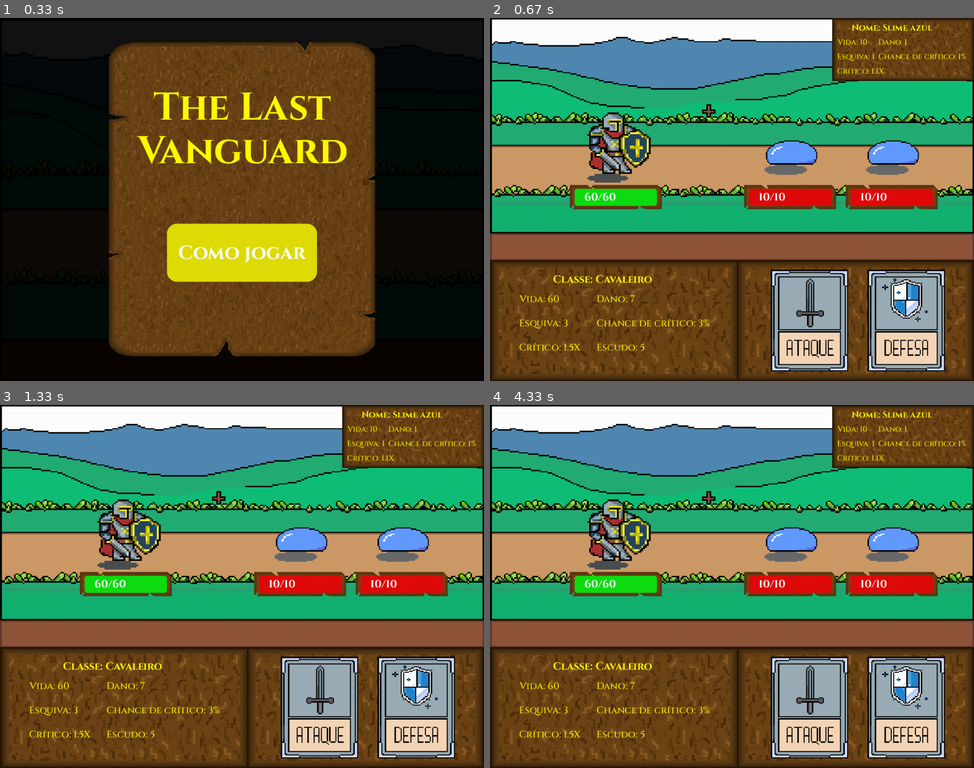
Above: before the commit, frames 1-4 (two rows, left to right).
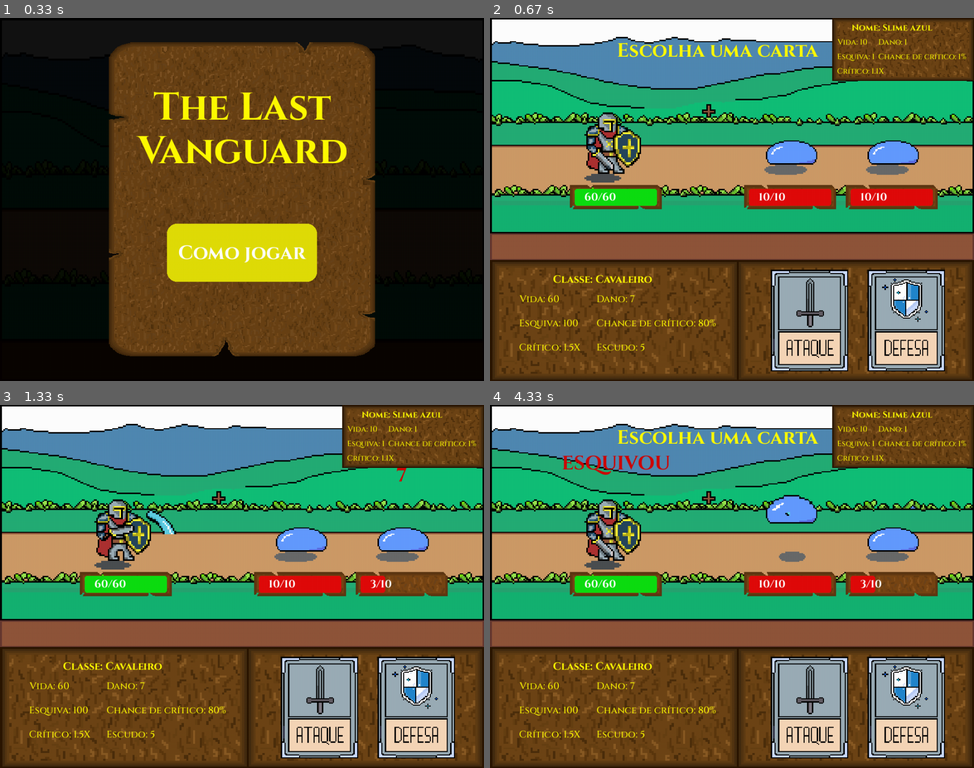
Above: after the commit, the same moments.

Repository: HenrykGabriel/Jogo-de-turno-Pygame
Game: pygame game, started from src/main.py
Two runs of this game, one before a commit and one after it. Both use one fixed random seed, a clock stepped at 60 frames per second and the inputs below.
Inputs (mouse positions are in pixels of both pictures, inside the frame that each line leads up to):
- Up to frame 1 (0.33 s): no input
- Up to frame 2 (0.67 s): click (732, 297) at 0.38 s
- Up to frame 3 (1.33 s): click (290, 666) at 0.72 s; click (401, 532) at 1.05 s
- Up to frame 4 (4.33 s): no input

Frame 1 is identical in both runs. In frame 2, 2.2% of the frame differs, in the area x 15-68%, y 6-86%; in frame 3, 2.4%; in frame 4, 4.6%, in the area x 15-92%, y 6-86%.

Commit message:
Fiz a funcionalidade de ataque no combate

Diff:
--- a/src/cavaleiro.py
+++ b/src/cavaleiro.py
@@ -15,11 +15,11 @@
 
         self.dano = 7
 
-        self.chance_critico = 3
+        self.chance_critico = 80
 
         self.critico = 1.5
 
-        self.esquiva = 3
+        self.esquiva = 100
 
         self.escudo = 5
 
@@ -27,4 +27,4 @@
 
         self.alt_frame = 220
 
-        self.qtd_frames = 10
+        self.qtd_frames = 9
--- a/src/combate.py
+++ b/src/combate.py
@@ -9,6 +9,8 @@
         self.inimigos = inimigos
 
         self.fontes = Fontes()
+        self.titulo = self.fontes.titulo
+        self.texto_maior = self.fontes.texto_maior
         self.texto_normal = self.fontes.texto_normal
         self.texto_pequeno = self.fontes.texto_pequeno
         self.texto_normal_bold = self.fontes.texto_normal_bold
@@ -17,8 +19,6 @@
         self.turno = "jogador"
 
         self.inimigo_selecionado = None
-
-        self.turno = "jogador"
 
         self.larg_painel = larg_tela
 
@@ -130,14 +130,90 @@
                             self.painel_rect.centery
                         ))
 
-
-    def comecar(self, janela, inimigos, jogador, eventos, cenario_atual):
+        self.personagem_acao = None
+
+        self.resultado = None
+
+        self.tempo_resultado = pygame.time.get_ticks()
+
+        self.acao = None
+
+        self.indice_inimigo = 0
+
+        self.escolher_carta = self.texto_maior.render("Escolha uma carta", True, (255, 251, 0))
+        self.escolher_carta_rect = self.escolher_carta.get_rect(
+                    midtop=(
+                            self.cenario_rect.centerx - 30,
+                            self.cenario_rect.top + 40
+                        ))
+
+        self.escolher_oponente = self.texto_maior.render("Escolha um oponente", True, (255, 251, 0))
+        self.escolher_oponente_rect = self.escolher_oponente.get_rect(
+                    midtop=(
+                            self.cenario_rect.centerx - 40,
+                            self.cenario_rect.top + 40
+                        ))
+
+
+    def comecar(self, janela, eventos, cenario_atual):
 
         self.draw(janela, cenario_atual)
 
+        if self.turno == "jogador":
+
+            if self.acao is None:
+                self.acao = self.clicou_carta(eventos)
+
+            if self.acao == "atacar":
+
+                self.inimigo_selecionado = self.clicou_inimigo(eventos)
+
+                if self.inimigo_selecionado is not None:
+
+                    self.resultado = self.jogador.atacar(
+                        self.inimigo_selecionado
+                    )
+
+                    self.personagem_acao = self.inimigo_selecionado
+
+                    self.tempo_resultado = pygame.time.get_ticks()
+                    self.tempo_turno = pygame.time.get_ticks()
+
+                    if self.inimigo_selecionado.vida <= 0:
+                        self.inimigos.remove(self.inimigo_selecionado)
+
+                    self.acao = None
+
+                    if len(self.inimigos) > 0:
+                        self.turno = "inimigos"
+
+                    else:
+                        pass
+
+        if self.turno == "inimigos":
+
+            if pygame.time.get_ticks() - self.tempo_turno >= 1500:
+
+                if self.indice_inimigo < len(self.inimigos):
+                    inimigo = self.inimigos[self.indice_inimigo]
+
+                    self.resultado = inimigo.atacar(self.jogador)
+                    self.personagem_acao = self.jogador
+                    self.tempo_resultado = pygame.time.get_ticks()
+
+                    self.tempo_turno = pygame.time.get_ticks()
+                    self.indice_inimigo += 1
+
+                if self.indice_inimigo >= len(self.inimigos):
+
+                    self.indice_inimigo = 0
+                    self.turno = "jogador"
+
     def draw(self, janela, cenario_atual):
 
-        inimigo = self.inimigos[0]
+        if self.inimigos:
+            inimigo = self.inimigos[0]
+            self.draw_atributos_inimigo(janela, inimigo)
 
         if cenario_atual == "Campo aberto":
             janela.blit(self.campo_aberto, (0, 0))
@@ -157,6 +233,16 @@
         self.draw_cartas(janela)
 
         self.draw_atributos_inimigo(janela, inimigo)
+
+        self.mostrar_resultado(janela, self.personagem_acao)
+
+        if self.acao == None and self.turno == "jogador":
+
+            janela.blit(self.escolher_carta, self.escolher_carta_rect)
+
+        if self.turno == "jogador" and self.acao == "atacar":
+
+            janela.blit(self.escolher_oponente, self.escolher_oponente_rect)
 
     def posicionar_inimigos(self):
 
@@ -244,7 +330,6 @@
         janela.blit(inimigo_chance_critico, inimigo_chance_critico_rect)
         janela.blit(inimigo_critico, inimigo_critico_rect)
 
-
     def draw_barra_vida(self, janela, personagem, cor):
 
         self.barra_vida_rect = self.barra_vida.get_rect(
@@ -261,8 +346,6 @@
             35
         )
 
-
-
         porcentagem = personagem.vida / personagem.vida_maxima
 
         largura_vida = area_vida.width * porcentagem
@@ -286,3 +369,53 @@
         pygame.draw.rect(janela, cor, vida_rect, 0, 5)
 
         janela.blit(vida_vida_maxima, vida_vida_maxima_rect)
+
+    def clicou_carta(self, eventos):
+
+        for evento in eventos:
+            if evento.type == pygame.MOUSEBUTTONDOWN:
+                if evento.button == 1:
+
+                    if self.carta_ataque_rect.collidepoint(evento.pos):
+                        return "atacar"
+
+                    elif self.carta_defesa_rect.collidepoint(evento.pos):
+                        return "defender"
+
+        return None
+
+    def clicou_inimigo(self, eventos):
+
+            for evento in eventos:
+                if evento.type == pygame.MOUSEBUTTONDOWN:
+                    if evento.button == 1:
+                        for inimigo in self.inimigos:
+                            if inimigo.rect.collidepoint(evento.pos):
+                                return inimigo
+
+            return None
+                                        # é o personagem em que aconteceu a ação, ex: o jogador atacou
+                                        # e o inimigo se esquivou, o inimigo é personagem
+    def mostrar_resultado(self, janela, personagem):
+        if self.resultado is None:
+            return
+
+        tempo_atual = pygame.time.get_ticks()
+
+        if tempo_atual - self.tempo_resultado < 1500:
+
+            texto = self.texto_maior.render(
+                str(self.resultado),
+                True,
+                (207, 6, 6)
+            )
+
+            rect = texto.get_rect(
+                center=(personagem.rect.centerx,
+                        personagem.rect.top - 30)
+            )
+
+            janela.blit(texto, rect)
+
+        else:
+            self.resultado = None
--- a/src/gerenciador.py
+++ b/src/gerenciador.py
@@ -36,7 +36,7 @@
 
                 self.jogando = True
 
-            self.combate.comecar(janela, self.inimigos, self.jogador, eventos, self.cenario_atual)
+            self.combate.comecar(janela, eventos, self.cenario_atual)
 
     def criar_inimigos(self):
 
--- a/src/inimigos.py
+++ b/src/inimigos.py
@@ -61,6 +61,8 @@
 
         self.iniciar_ataque()
 
+        dano_critico = False
+
         self.dano_normal = self.dano
 
         num = random.randint(1, 100)
@@ -69,23 +71,33 @@
 
             dano_final = self.dano * self.critico
 
+            dano_critico = True
+
         else:
 
             dano_final = self.dano
 
-        jogador.receber_dano(dano_final)
+        return jogador.receber_dano(dano_final, dano_critico)
 
-    def receber_dano(self, dano_jogador):
+    def receber_dano(self, dano_jogador, dano_critico):
 
         num = random.randint(1, 100)
 
         if num <= self.esquiva:
 
-            pass
+            return "ESQUIVOU"
 
         else:
 
             self.vida -= dano_jogador
+
+            if dano_critico == True:
+
+                return f"DANO CRITÍCO: {dano_jogador}"
+
+            else:
+
+                return dano_jogador
 
     def draw(self, janela):
 
@@ -93,7 +105,7 @@
 
             tempo_atual = pygame.time.get_ticks()
 
-            if tempo_atual - self.tempo_frame <= self.velocidade_animacao:
+            if tempo_atual - self.tempo_frame >= self.velocidade_animacao:
 
                 self.tempo_frame = tempo_atual
 
--- a/src/jogador.py
+++ b/src/jogador.py
@@ -49,7 +49,19 @@
 
             self.frames_ataque.append(frame_redimensionado)
 
+    def iniciar_ataque(self):
+
+        self.atacando = True
+
+        self.frame_atual = 0
+
+        self.tempo_frame = pygame.time.get_ticks()
+
     def atacar(self, inimigo):
+
+        self.iniciar_ataque()
+
+        dano_critico = False
 
         self.dano_normal = self.dano
 
@@ -58,24 +70,33 @@
         if num <= self.chance_critico:
 
             dano_final = self.dano * self.critico
+            dano_critico = True
 
         else:
 
             dano_final = self.dano
 
-        inimigo.receber_dano(dano_final)
+        return inimigo.receber_dano(dano_final, dano_critico)
 
-    def receber_dano(self, dano_inimigo):
+    def receber_dano(self, dano_inimigo, dano_critico):
 
         num = random.randint(1, 100)
 
         if num <= self.esquiva:
 
-            pass
+            return "ESQUIVOU"
 
         else:
 
             self.vida -= dano_inimigo
+
+            if dano_critico == True:
+
+                return f"DANO CRITÍCO: {dano_inimigo}"
+
+            else:
+
+                return dano_inimigo
 
     def draw(self, janela):
 
@@ -83,7 +104,7 @@
 
             tempo_atual = pygame.time.get_ticks()
 
-            if tempo_atual - self.tempo_frame <= self.velocidade_animacao:
+            if tempo_atual - self.tempo_frame >= self.velocidade_animacao:
 
                 self.tempo_frame = tempo_atual
 
--- a/src/main.py
+++ b/src/main.py
@@ -53,7 +53,7 @@
 
     elif estado == "jogando":
 
-        gerenciador.rodar(janela, jogador)
+        gerenciador.rodar(janela, eventos)
 
     pygame.display.update()
 
